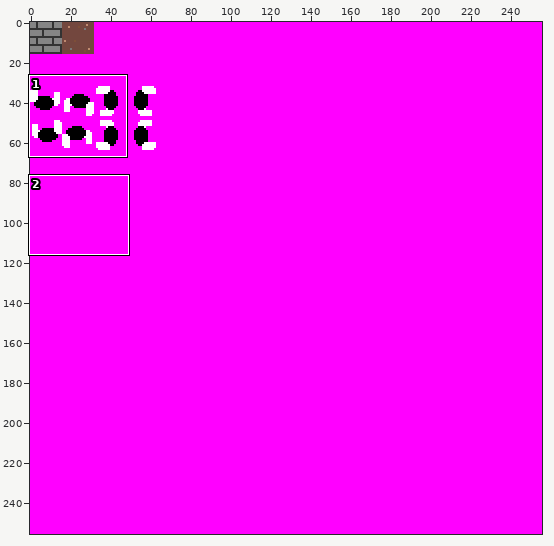
File history of a sprite sheet, res/textures/texture_sheet.png. The first picture is a wide view before the edit; the outline marks the close-up.
Close-up. Earlier state:
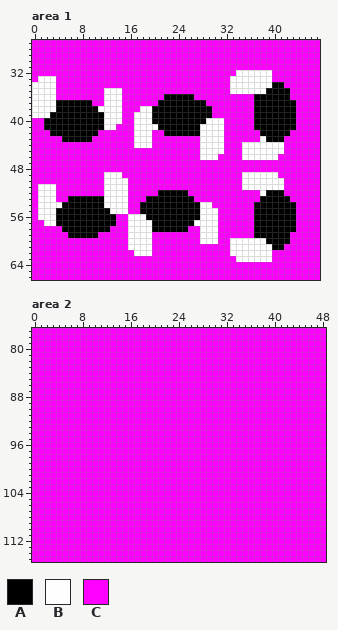
The file is 256x256 pixels. Colours within 5 levels of each other are drawn and written as one. Shown: area 1: x 0..47, y 27..66; area 2: x 0..48, y 77..115. The commit also changed other parts of the picture, which this record leaves out.
Palette (. is transparent): A #000000  B #fefefe  C #ff00ff
Once edited:
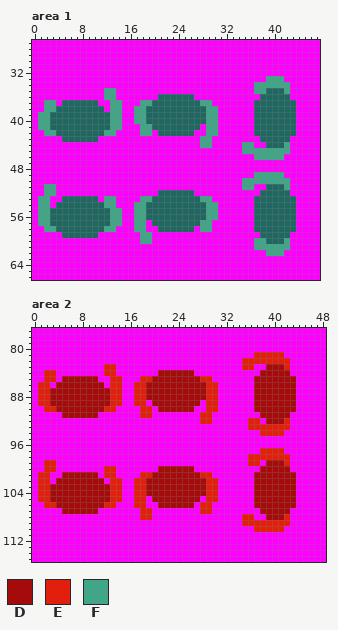
Colours new in this view: D #a50b0b  E #e21e0d  F #41a587
The edit:
colour A: #000000 -> #1f6760
Changed rows in their new state; - is a pixel that keeps its letter.
Area 1:
first column x 0:
32 ----------------------------------CCCCCC----
33 -CCC-----------------------------CCCCCCFFF--
34 CCCC-----------------------------CCCCFFFFFF-
35 CCCC--------FFC------------------CCCCFF---F-
36 CCCC--------FFC------A---------------C------
37 CCFFC-----A-CFF---FFA-------FF--------------
38 CCFF-------ACFF--FFA---------FF-------------
39 CFF---------AFF--FFA---------FF-------------
40 -FF---------AFF--FFA---------FFC------------
41 -FF---------AFF--CFFA-------CFFC------------
42 --FF-------AFF---CFF-A-----CCFFC-----A-----A
43 ----------A------CCC--------FFCC------A---A-
44 -----------------CCC--------FFCC---FFCCAAAF-
45 ----------------------------CCCC---FFFFFFFF-
46 ----------------------------CCC----CCFFFFF--
49 ------------CCC--------------------CCFFFFF--
50 ------------CCCC-------------------FFFFFFFF-
51 -CFF--------CCCC-------------------FFCCAAAF-
52 -CFF--------CCCC----------A-----------A---A-
53 -FFC-A-----CFFCC--FF-------AFF-------A-----A
54 -FFCA-------FFCC-FF---------AFF-------------
55 -FFA---------FFC-FF---------AFF-------------
56 -FFA---------FF-CFF---------AFF-------------
57 -FFA---------FF-CFFC-------AFFC-------------
58 --FFA-------FF--CFFCC-----A-FFC-------------
59 -----A----------CCFF--------CCC------C------
60 ----------------CCFF--------CCC--CCCCFF---F-
61 ----------------CCCC-------------CCCCFFFFFF-
62 -----------------CCC-------------CCCCCCFFF--
63 ----------------------------------CCCCCC----
Area 2:
first column x 1:
 81 ------------------------------------EEEEE--
 82 ----------------------------------EEEEEEEE-
 83 -----------EE---------------------EE--DDDE-
 84 -EE--------EE-------DDDDDD-----------DDDDD-
 85 -EE-DDDDDD--EE---EEDDDDDDDDEE-------DDDDDDD
 86 EE-DDDDDDDD-EE--EEDDDDDDDDDDEE------DDDDDDD
 87 EEDDDDDDDDDDEE--EEDDDDDDDDDDEE------DDDDDDD
 88 EEDDDDDDDDDDEE--EEDDDDDDDDDDEE------DDDDDDD
 89 EEDDDDDDDDDDEE--EE-DDDDDDDD-EE------DDDDDDD
 90 -EEDDDDDDDDEE----EE-DDDDDD--EE------DDDDDDD
 91 ----DDDDDD-------EE--------EE--------DDDDD-
 92 ---------------------------EE------EE-DDDE-
 93 -----------------------------------EEEEEEE-
 94 -------------------------------------EEEE--
 97 -------------------------------------EEEE--
 98 -----------------------------------EEEEEEE-
 99 -EE--------------------------------EE-DDDE-
100 -EE--------EE-------DDDDDD-----------DDDDD-
101 EE--DDDDDD-EE----EEDDDDDDDDEE-------DDDDDDD
102 EE-DDDDDDDD-EE--EEDDDDDDDDDDEE------DDDDDDD
103 EEDDDDDDDDDDEE--EEDDDDDDDDDDEE------DDDDDDD
104 EEDDDDDDDDDDEE--EEDDDDDDDDDDEE------DDDDDDD
105 EEDDDDDDDDDDEE--EE-DDDDDDDD-EE------DDDDDDD
106 -EEDDDDDDDDEE---EE--DDDDDD-EE-------DDDDDDD
107 ----DDDDDD-------EE--------EE--------DDDDD-
108 -----------------EE---------------EE--DDDE-
109 ----------------------------------EEEEEEEE-
110 ------------------------------------EEEEE--
Boxes around the changes in both close-ups, in picture pixels (x1, y1, x2, y2):
changed: (32, 70, 296, 262)
changed: (38, 352, 296, 532)
